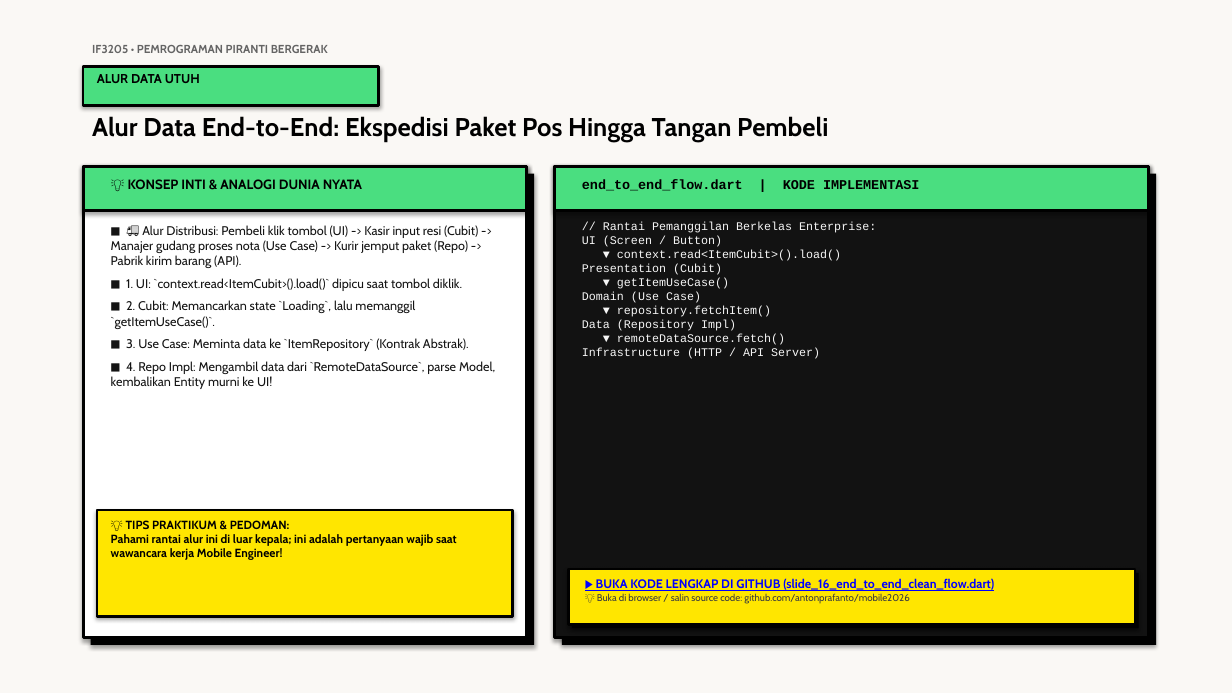
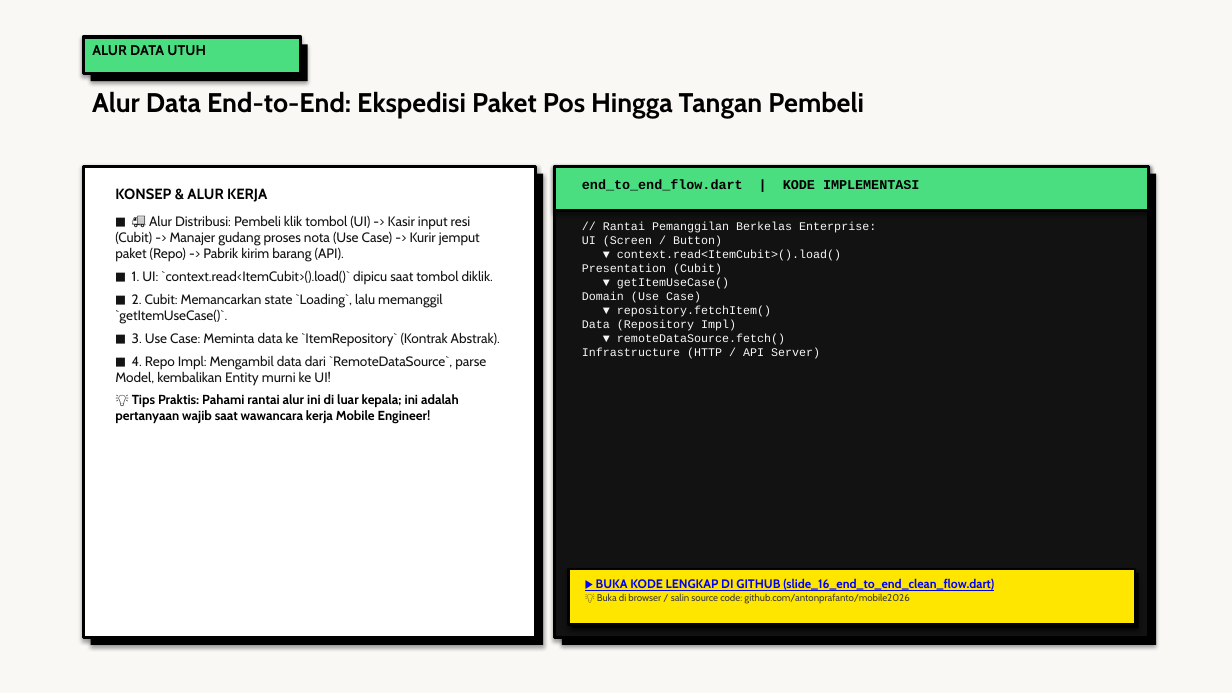
Before and after one commit to antonprafanto/mobile2026, a slide deck: slide 16 of 03_slide_presentasi/PERTEMUAN_07_Clean_Architecture_dan_Design_Pattern.pptx. Drawn at 1232x693 pixels with LibreOffice and Linux fonts; fonts in the diff are those of the drawing. Boxes give left, top, right and bottom in pixels: in the first picture for what was removed or moved away, otherwise in the second. Text is boxed around its words. In the diff, an @@ line names an element or a change of style, - is before the commit and + after.

Commit message:
style(presentation): standardisasi tipografi dan ukuran font seluruh slide P1-P3 dan P5-P7 sesuai standar emas PPT 4

```diff
--- a/03_slide_presentasi/PERTEMUAN_07_Clean_Architecture_dan_Design_Pattern.pptx
+++ b/03_slide_presentasi/PERTEMUAN_07_Clean_Architecture_dan_Design_Pattern.pptx
@@ text "ALUR DATA UTUH": place and size @@
-text "ALUR DATA UTUH" at (97,74,200,83)
+text "ALUR DATA UTUH" at (92,45,206,55)
@@ text "ALUR DATA UTUH" at (92,45,206,55): size 10 to 11 pt @@
@@ rectangle added at (83,37,300,74), fill #4ADE80, outline #000000 2.5 pt @@
@@ rectangle: place and size @@
-rectangle at (83,67,379,105)
+rectangle at (91,44,308,81)
@@ rectangle at (91,44,308,81): fill #4ADE80 to #000000; outline #000000 2 pt to none @@
@@ text removed at (92,45,328,53) @@
-IF3205 • PEMROGRAMAN PIRANTI BERGERAK
@@ text "Alur Data End-to-End: Ekspedisi Paket ...": place and size @@
-text "Alur Data End-to-End: Ekspedisi Paket ..." at (92,116,828,142)
+text "Alur Data End-to-End: Ekspedisi Paket ..." at (92,91,864,119)
@@ text "Alur Data End-to-End: Ekspedisi Paket ..." at (92,91,864,119): size 20 to 21 pt @@
@@ rectangle: place and size @@
-rectangle at (83,166,527,638)
+rectangle at (83,166,536,638)
@@ rectangle removed at (83,166,527,211) @@
@@ rectangle: place and size @@
-rectangle at (91,174,534,645)
+rectangle at (91,174,543,645)
@@ text removed at (128,179,362,189) @@
-💡 KONSEP INTI & ANALOGI DUNIA NYATA
@@ text "KONSEP & ALUR KERJA": place and size @@
-text "KONSEP & ALUR KERJA" at (111,225,495,389)
+text "KONSEP & ALUR KERJA" at (115,188,500,424)
@@ text at (115,188,267,202): paragraph added @@
+KONSEP & ALUR KERJA
@@ text at (115,215,500,386): size 9.8 to 10.6 pt in "■ 🚚 Alur Distribusi: Pembeli klik tombol ...", "■ 1. UI: `context.read<ItemCubit>().load()` dipicu saat tomb ...", "■ 2. Cubit: Memancarkan state `Loading`, lalu ...", "■ 3. Use Case: Meminta data ke ..." and 1 more places; less space between paragraphs @@
@@ text at (115,394,459,424): paragraph added @@
+💡 Tips Praktis: Pahami rantai alur ini di luar kepala; ini adalah pertanyaan wajib saat wawancara kerja Mobile Engineer!
@@ rectangle removed at (97,510,513,616) @@
@@ text removed at (111,520,457,560) @@
-💡 TIPS PRAKTIKUM & PEDOMAN:
-Pahami rantai alur ini di luar kepala; ini adalah pertanyaan wajib saat wawancara kerja Mobile Engineer!
```
Also in this commit, not shown: 17 other slides changed, 11 other files.
